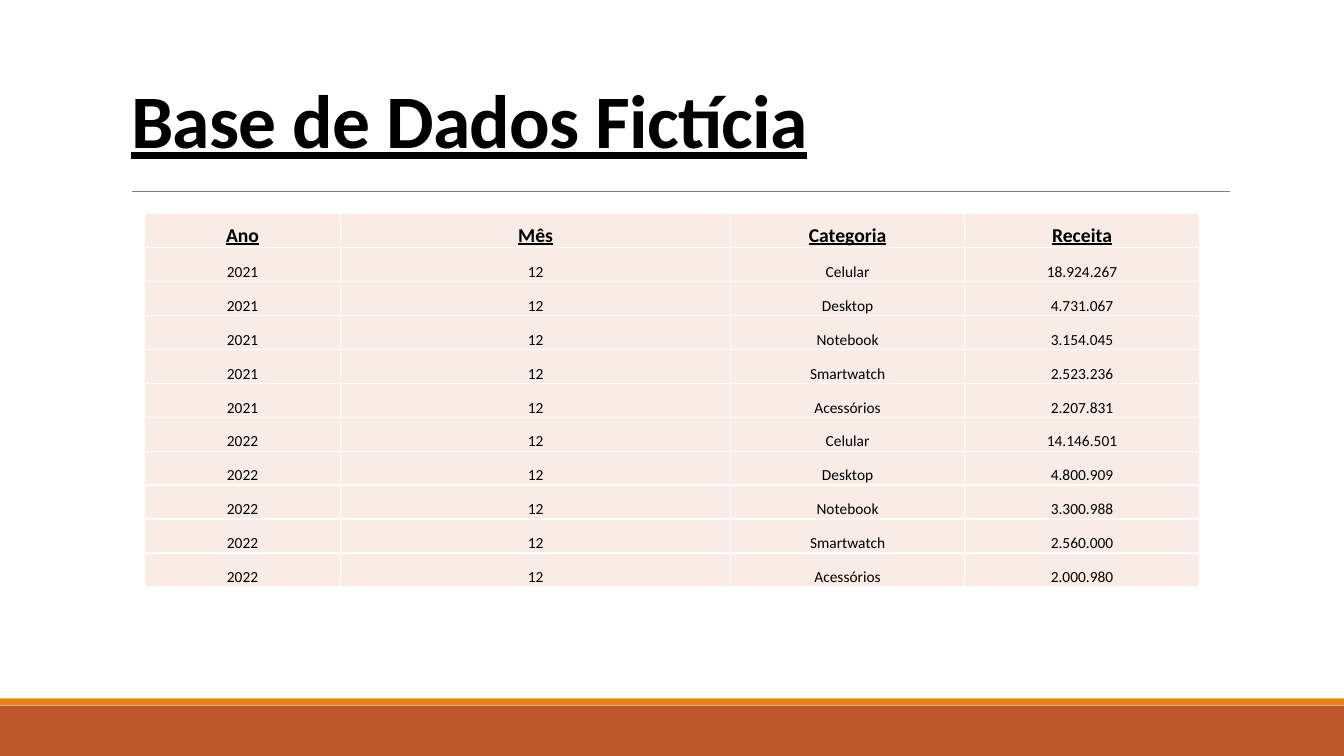
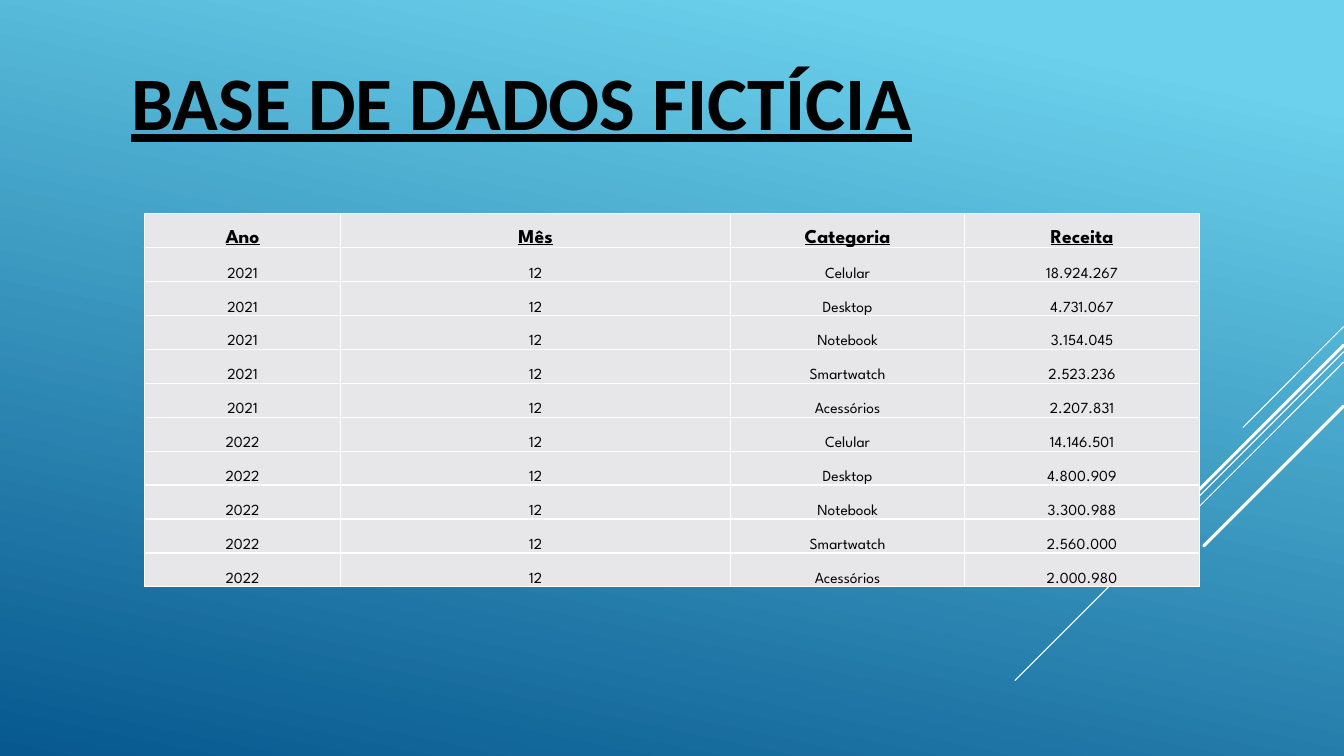
Before and after one commit to GustavoCecco/Data_Analytics, a slide deck: slide 2 of estatistica-excel/Marketplace Online - Análise/Marketplace Online PPT.pptx. Drawn at 1344x756 pixels with LibreOffice and Linux fonts; fonts in the diff are those of the drawing. Boxes give left, top, right and bottom in pixels: in the first picture for what was removed or moved away, otherwise in the second. Text is boxed around its words. In the diff, an @@ line names an element or a change of style, - is before the commit and + after.

```diff
--- a/estatistica-excel/Marketplace Online - Análise/Marketplace Online PPT.pptx
+++ b/estatistica-excel/Marketplace Online - Análise/Marketplace Online PPT.pptx
@@ background #FFFFFF to gradient #6ED2EB to #06588E @@
@@ title "BASE DE DADOS FICTÍCIA" at (131,67,911,142): vertical alignment bottom to middle @@
@@ title at (131,67,911,142): text changed @@
-Base de Dados Fictícia
+BASE DE DADOS FICTÍCIA
@@ line removed from (132, 192) to (1231, 192) @@
@@ table at (144,214,1200,593) @@
@@ fill #FAEDE7 to #E7E8EA in 44 cells @@
@@ font Calibri to League Spartan @@
@@ group added at (1015,327,1344,681): 5 lines @@
@@ rectangle removed at (0,706,1344,756) @@
@@ rectangle removed at (0,699,1344,706) @@
```
Also in this commit, not shown: 3 other slides changed, 5 other files.
